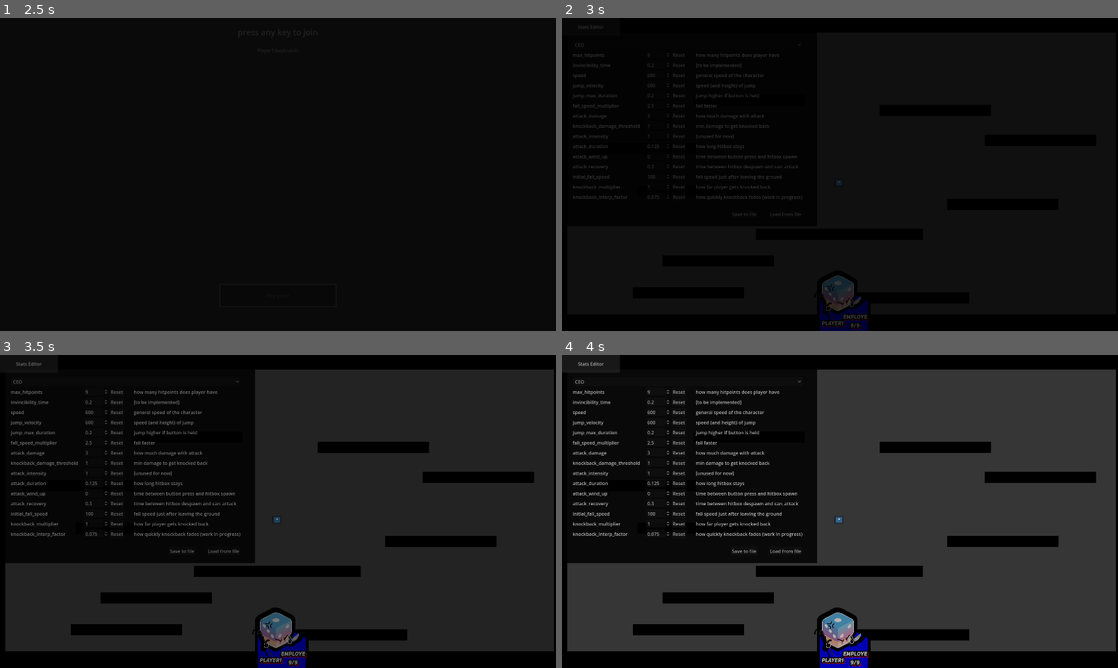
Above: before the commit, frames 1-4 (two rows, left to right).
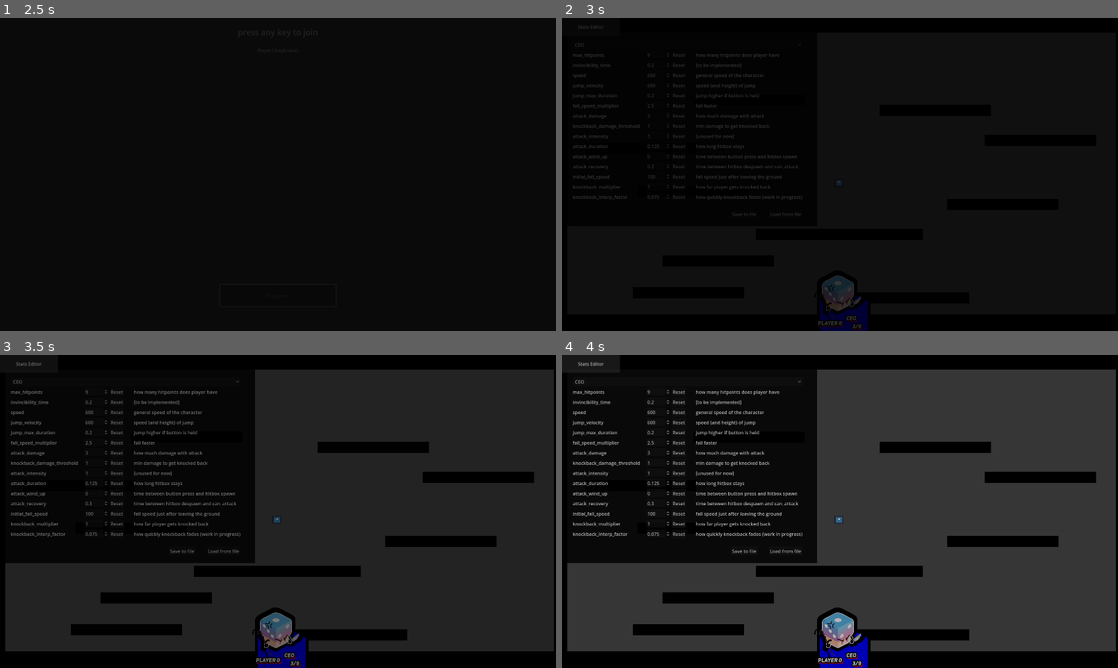
Above: after the commit, the same moments.

Repository: PlaySorbonne/projet-pixel
Game: Godot game, scene res://scenes/Menus/MenuPersistent.tscn
Two runs of this game, one before a commit and one after it. Both use one fixed random seed, a clock stepped at 60 frames per second and the inputs below. The engine's default icon, where the game draws it, is replaced by a stand-in: a white triangle on a blue panel in a dark square.
Inputs:
- Up to frame 1 (2.5 s): click "Start" at 0.5 s; tap Enter (attack) at 1.25 s; hold D (right) 1.28-2 s; hold Enter (attack) 1.28-2 s; tap Space (jump) at 1.52 s; click "Play game" at 2 s
- Up to frame 2 (3 s): click "Stats Editor" at 2.75 s
- Up to frame 3 (3.5 s): no input
- Up to frame 4 (4 s): hold D (right) from 3.53 s (still down); tap Enter (attack) at 3.6 s; tap Space (jump) at 3.77 s

Frame 1 is identical in both runs. In frame 2, 0.2% of the frame differs, in the area x 46-56%, y 94-100%; in frame 3, 0.2%; in frame 4, 0.2%.

Commit message:
workign game HUD

Diff:
--- a/scenes/Menus/GameUI/player_portrait.tscn
+++ b/scenes/Menus/GameUI/player_portrait.tscn
@@ -69,7 +69,7 @@
 
 [node name="LabelName" type="Label" parent="."]
 layout_mode = 0
-offset_left = 62.0
+offset_left = 49.0
 offset_top = 158.0
 offset_right = 149.0
 offset_bottom = 181.0
@@ -78,20 +78,19 @@
 
 [node name="LabelEvolution" type="Label" parent="."]
 layout_mode = 0
-offset_left = 130.0
-offset_top = 136.0
-offset_right = 227.0
-offset_bottom = 159.0
+offset_left = 147.0
+offset_top = 141.0
+offset_right = 254.0
+offset_bottom = 164.0
 text = "EMPLOYE"
 label_settings = ExtResource("3_hssq3")
-horizontal_alignment = 1
 
 [node name="LabelHealth" type="Label" parent="."]
 layout_mode = 0
-offset_left = 150.0
-offset_top = 166.0
-offset_right = 204.0
-offset_bottom = 189.0
+offset_left = 149.0
+offset_top = 169.0
+offset_right = 219.0
+offset_bottom = 192.0
 text = "9/9"
 label_settings = ExtResource("3_hssq3")
 horizontal_alignment = 1
--- a/scenes/World/Lobby/StartGameBox.tscn
+++ b/scenes/World/Lobby/StartGameBox.tscn
@@ -10,7 +10,8 @@
 font_size = 31
 
 [node name="StartGameBox" type="Area2D"]
-collision_layer = 2
+collision_layer = 0
+collision_mask = 3
 script = ExtResource("1_u1xky")
 
 [node name="CollisionShape2D" type="CollisionShape2D" parent="."]
--- a/scripts/FighterCharacter.gd
+++ b/scripts/FighterCharacter.gd
@@ -2,7 +2,9 @@
 class_name FighterCharacter
 
 signal fighter_killed_opponent
+signal fighter_hit
 signal fighter_died
+signal player_spawned
 
 @export var max_hitpoints := 3
 @export var invincibility_time := 0.2
@@ -45,6 +47,7 @@
 		set_player_active(true)
 	velocity = Vector2.ZERO
 	scale = Vector2.ONE
+	emit_signal("player_spawned")
 
 func set_player_active(new_activity : bool):
 	$CollisionShape2D.disabled = not new_activity
@@ -58,6 +61,7 @@
 		print("return")
 		return
 	hitpoints -= damage
+	emit_signal("fighter_hit")
 	$HitEffect.trigger_hit_effect()
 	if hitpoints <= 0:
 		if attacker != null and attacker.has_signal("fighter_killed_opponent"):
--- a/scripts/game_hud.gd
+++ b/scripts/game_hud.gd
@@ -5,7 +5,10 @@
 
 
 func add_players():
+	var hud_objects : Array = []
 	for p : PlayerCharacter in GameInfos.players:
 		var portrait : PlayerPortrait = PLAYER_PORTRAIT.instantiate()
 		$HBox.add_child(portrait)
 		portrait.initialize_portrait(p.player_ID)
+		hud_objects.append(portrait)
+	return hud_objects
--- a/scripts/lobby.gd
+++ b/scripts/lobby.gd
@@ -12,12 +12,14 @@
 var current_device = 0
 var current_device_type = 0
 
+
 func _process(delta):
 	if player_joining:
 		$LoadingBar.scale.x = (1 - $PressKeyTimer.time_left)
 	else:
 		$LoadingBar.scale.x = 0
 	if check_start_game_conditions():
+		print("start game")
 		start_game()
 
 func _input(event):
--- a/scripts/player_portrait.gd
+++ b/scripts/player_portrait.gd
@@ -1,10 +1,42 @@
 extends Control
 class_name PlayerPortrait
 
+const PLAYER_PORTRAITS = [
+	preload("res://resources/images/champgrumpf.png"),
+	preload("res://resources/images/champnaked.png"),
+	preload("res://resources/images/characters/Sheep/mouton_portrait.png"),
+	preload("res://resources/images/champslay.png"),
+	preload("res://sprites/champsu_only.svg")
+]
+
+var player_number := 0
 
 func initialize_portrait(player_num : int):
+	player_number = player_num
 	$TextureBackground.modulate = PlayerCharacter.PLAYER_COLORS[player_num]
+	connect_player_object()
+	update_health()
+	update_evolution()
+	var player : PlayerCharacter = GameInfos.players[player_num]
+	$LabelName.text = "Player " + str(player_number)
 
-# Called every frame. 'delta' is the elapsed time since the previous frame.
-func _process(delta):
-	pass
+func connect_player_object():
+	var player = GameInfos.players[player_number]
+	player.fighter_hit.connect(update_health)
+	player.player_spawned.connect(update_health)
+	player.player_evolved.connect(update_evolution)
+
+func update_health():
+	$LabelHealth.text = str(GameInfos.players[player_number].hitpoints
+	) + "/" + str(GameInfos.players[player_number].max_hitpoints)
+
+func update_evolution(_evolution = null):
+	print("update evolution: " + str(player_number) + " -> " + str(GameInfos.players[player_number]))
+	connect_player_object()
+	var new_evolution = GameInfos.players[player_number].current_evolution
+	var new_texture = PLAYER_PORTRAITS[new_evolution]
+	var new_name : String = PlayerCharacter.Evolutions.keys()[new_evolution]
+	$TexturePortrait.texture = new_texture
+	$TexturePortraitBackground.texture = new_texture
+	$LabelEvolution.text = new_name
+	update_health()
--- a/scripts/world.gd
+++ b/scripts/world.gd
@@ -22,7 +22,7 @@
 func _ready():
 	#_testing_function()
 	GameInfos.game_started = true
-	$GameHUD.add_players()
+	var hud_objects = $GameHUD.add_players()
 	$CanvasLayer/ScreenTransition.end_screen_transition(2.0)
 	await $CanvasLayer/ScreenTransition.ScreenTransitionFinished
 	spawn_players()
